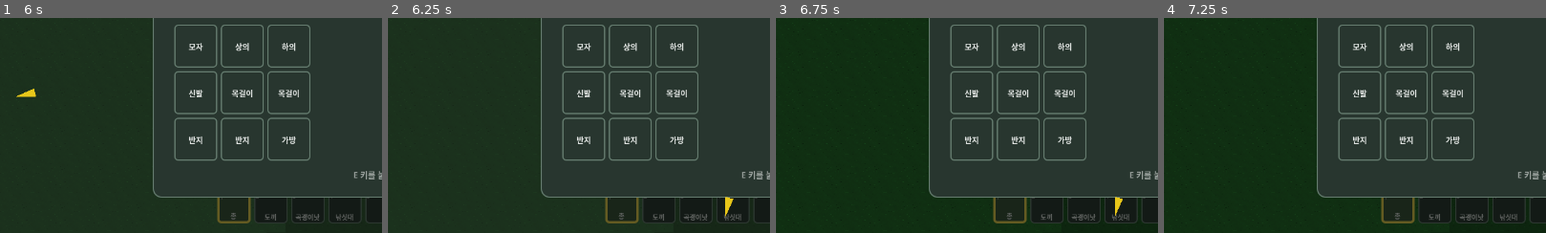
Above: before the commit, frames 1-4 (left to right).
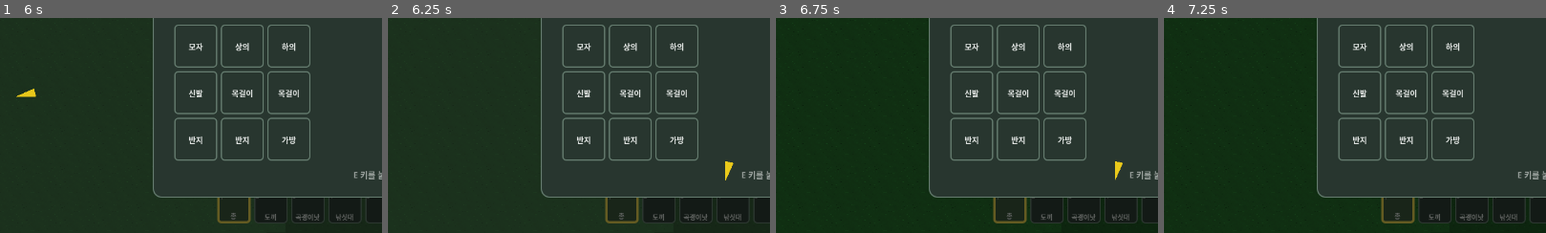
Above: after the commit, the same moments.

Repository: kimtuna/life_game
Game: Godot game, scene res://scenes/world/world.tscn
Two runs of this game, one before a commit and one after it. Both use one fixed random seed, a clock stepped at 60 frames per second and the inputs below. This scene is started directly instead of the project's main scene.
Inputs (mouse positions are % of the whole screen's width and height, from its top left):
- Up to frame 1 (6 s): click "방 표시" at 0.5 s; tap Enter at 1.25 s; move the mouse to (45, 70) at 1.27 s; hold W 1.28-2 s; tap X at 1.35 s; click (45, 70) at 1.42 s; drag from (80, 65) to (22, 81) at 2.02 s; move the mouse to (20, 35) at 2.77 s; hold A 2.78-3.5 s; tap 1 at 2.85 s; drag from (55, 50) to (2, 30) at 3.52 s; tap Space at 4.25 s; move the mouse to (35, 25) at 4.27 s; hold S 4.28-5 s; tap R at 4.35 s; drag from (72, 45) to (35, 25) at 5.02 s; move the mouse to (30, 55) at 5.77 s; hold W from 5.78 s (still down); tap E at 5.85 s; click (30, 55) at 5.92 s
- Up to frame 2 (6.25 s): keep holding W
- Up to frame 3 (6.75 s): release W at 6.5 s; tap Enter at 6.5 s; drag from (60, 28) to (30, 55) at 6.52 s
- Up to frame 4 (7.25 s): no input
The pictures show only the part of the screen within x 0-50%, y 50-100%; the shares and areas given below are measured in that part.

Frame 1 is identical in both runs. In frame 2, 0.2% of the frame differs, in the area x 88-91%, y 66-93%; in frame 3, 0.2%; in frame 4, nothing differs.

Commit message:
[INBOX #139] 숨은 동물 방향 힌트가 핫바 슬롯과 겹치던 버그 수정
noise_hint_overlay.gd가 힌트 위치를 계산할 때 핫바(UI/HUD/HotbarBar)의 실제
화면 사각형을 몰라서, 남쪽 방향 힌트가 종종 핫바 슬롯 위에 그려져 아이템
아이콘처럼 보이던 문제를 고쳤다.

## 스스로 판단해서 고친 부분
- INBOX 원문이 제시한 세 가지 방향(영역 제외/좌우상단으로만 투영/그리기 순서로
  항상 위) 중, 힌트의 목적("이 방향에 뭔가 있다")을 해치지 않는 방식을 골랐다 —
  좌우상단 투영은 남쪽 힌트를 다른 방향처럼 보이게 해서 방향 정보 자체가
  틀려지므로 제외했고, 그리기 순서만 바꾸는 방식은 슬롯과 시각적으로 겹쳐
  보이는 문제 자체는 해결하지 못해 제외했다. 대신 핫바의 실제 Rect를 조회해서
  겹칠 자리일 때만 y좌표를 위로 밀어올리는 방식을 택해, 방향(x)은 그대로 유지된다.

## 어려움 / 에러와 해결
- 없음 — 문제 원인(핫바 위치를 고려하지 않는 계산)이 명확해서 바로 고칠 수 있었다.

Diff:
--- /dev/null
+++ b/game/qa/inbox139_check.gd
@@ -0,0 +1,94 @@
+extends Node
+## INBOX #139 확인용 — noise_hint_overlay.gd(#136)가 만드는 "숨은 동물 방향 힌트"가
+## 화면 하단 핫바(UI/HUD/HotbarBar)와 겹치던 버그(#137 QA 전체 스윕에서 발견)를
+## 고쳤는지 확인한다. inbox136_check.gd와 같은 패턴(플레이 → 슬롯 → 확정 → 싱글플레이로
+## 부팅, world._aim_direction 강제 조작)을 재사용한다.
+
+const OUT_DIR := "/tmp/qa139"
+
+
+func _ready() -> void:
+	DirAccess.make_dir_recursive_absolute(OUT_DIR)
+	await get_tree().process_frame
+	await get_tree().process_frame
+	await get_tree().process_frame
+	await _boot_to_world()
+	await get_tree().process_frame
+	await get_tree().process_frame
+	await get_tree().process_frame
+	await _run_checks()
+
+
+func _boot_to_world() -> void:
+	get_tree().current_scene._on_play_pressed()
+	await get_tree().process_frame
+	await get_tree().process_frame
+	get_tree().current_scene._on_slot_pressed(0)
+	await get_tree().process_frame
+	await get_tree().process_frame
+	if get_tree().current_scene.has_method("_on_confirm_pressed"):
+		get_tree().current_scene._on_confirm_pressed()
+		await get_tree().process_frame
+		await get_tree().process_frame
+		await get_tree().process_frame
+	get_tree().current_scene._on_single_player_pressed()
+	await get_tree().process_frame
+	await get_tree().process_frame
+	await get_tree().process_frame
+
+
+func _fail(msg: String) -> void:
+	print("QA_INBOX139_CHECK_FAIL: ", msg)
+	get_tree().quit()
+
+
+func _capture(name: String) -> void:
+	await get_tree().process_frame
+	await get_tree().process_frame
+	await RenderingServer.frame_post_draw
+	var img := get_viewport().get_texture().get_image()
+	img.save_png("%s/%s.png" % [OUT_DIR, name])
+
+
+func _run_checks() -> void:
+	var world := get_tree().current_scene
+	world.set_physics_process(false)
+	world.set_process(true)  # noise_hint_overlay가 계속 redraw 하도록 켜둠
+
+	var overlay: Control = world.noise_hint_overlay
+	var hotbar: Control = world.hotbar_bar
+	if hotbar == null:
+		_fail("world.hotbar_bar가 null — HotbarBar 노드를 찾지 못함")
+		return
+
+	# 재현 조건 그대로: 플레이어 남쪽(핫바가 있는 화면 하단 방향)에 숨은 동물이 있다고
+	# 신호를 보낸다 (버그 리포트가 지목한, 핫바와 겹치는 확률이 가장 높은 방향).
+	world.player_sprite.global_position = Vector2(-4000, -4000)
+	overlay.notify(world.player_sprite.global_position + Vector2(0, 400), world.player_sprite.global_position)
+	if overlay._timer <= 0.0:
+		_fail("notify() 직후 타이머가 켜지지 않음 — 힌트 자체가 표시되지 않음")
+		return
+
+	var hotbar_rect: Rect2 = hotbar.get_global_rect()
+	var point: Vector2 = overlay._compute_point()
+	# 힌트 삼각형이 point에서 최대 ICON_LENGTH만큼 튀어나올 수 있으니, 핫바 사각형을
+	# 그만큼 넓혀서 "실제로 겹치는가"를 판정한다(핫바 자체의 여유(clearance)는 이미
+	# _compute_point() 안에서 반영되므로 여기서는 순수 기하학적 겹침만 본다).
+	var hotbar_padded: Rect2 = hotbar_rect.grow(overlay.ICON_LENGTH)
+	if hotbar_padded.has_point(point):
+		_fail("남쪽 힌트 위치(%s)가 여전히 핫바 사각형(%s, +여유)과 겹침" % [point, hotbar_rect])
+		return
+
+	await _capture("00_south_hint_above_hotbar")
+
+	# 비교: 좌/우/북쪽처럼 핫바와 무관한 방향은 이번 수정으로 원래 위치가 안 바뀌어야
+	# 한다 — _avoid_hotbar()가 겹치지 않는 방향까지 건드리면 회귀다.
+	overlay.notify(world.player_sprite.global_position + Vector2(-400, 0), world.player_sprite.global_position)
+	var west_point: Vector2 = overlay._compute_point()
+	var expected_west: Vector2 = overlay.size * 0.5 + Vector2(-1, 0) * (overlay.size.x * 0.5 - overlay.EDGE_MARGIN)
+	if not west_point.is_equal_approx(expected_west):
+		_fail("서쪽 힌트 위치(%s)가 핫바와 무관한데도 기대값(%s)과 달라짐 — 회피 로직이 과잉 적용됨" % [west_point, expected_west])
+		return
+
+	print("QA_INBOX139_CHECK_PASS south_point=", point, " hotbar_rect=", hotbar_rect)
+	get_tree().quit()
--- a/game/scripts/noise_hint_overlay.gd
+++ b/game/scripts/noise_hint_overlay.gd
@@ -13,9 +13,16 @@
 const ICON_LENGTH := 22.0
 const ICON_WIDTH := 14.0
 const ICON_COLOR := Color(1.0, 0.85, 0.1, 0.9)
+## 핫바 위/주변에 여유를 두는 간격 (INBOX #139 — 힌트가 핫바와 겹쳐 아이템처럼
+## 보이던 버그 수정용).
+const HOTBAR_CLEARANCE := 14.0
 
 var _timer: float = 0.0
 var _direction: Vector2 = Vector2.ZERO
+
+## world.tscn의 UI/HUD/HotbarBar (이 노드의 조부모 아래 형제) — 없으면(예: 핫바가 없는
+## 테스트 씬) null로 남고 핫바 회피 로직은 그냥 건너뛴다.
+@onready var _hotbar_bar: Control = get_node_or_null("../HUD/HotbarBar") as Control
 
 
 func _ready() -> void:
@@ -40,16 +47,40 @@
 		queue_redraw()
 
 
-func _draw() -> void:
-	if _timer <= 0.0 or _direction.length() < 0.01:
-		return
+## 지금 _direction 기준으로 힌트가 그려질 최종 위치(핫바 회피 적용 후)를 계산한다.
+## _draw()와 QA 검증 스크립트가 같은 계산을 공유하기 위해 분리해뒀다 (INBOX #139).
+func _compute_point() -> Vector2:
 	var center := size * 0.5
 	var half_w := maxf(size.x * 0.5 - EDGE_MARGIN, 1.0)
 	var half_h := maxf(size.y * 0.5 - EDGE_MARGIN, 1.0)
 	var scale: float = min(half_w / max(absf(_direction.x), 0.0001), half_h / max(absf(_direction.y), 0.0001))
-	var point := center + _direction * scale
+	return _avoid_hotbar(center + _direction * scale)
+
+
+func _draw() -> void:
+	if _timer <= 0.0 or _direction.length() < 0.01:
+		return
+	var point := _compute_point()
 	var angle := _direction.angle()
 	var tip := point + Vector2(ICON_LENGTH, 0.0).rotated(angle)
 	var left := point + Vector2(-ICON_LENGTH * 0.5, ICON_WIDTH * 0.5).rotated(angle)
 	var right := point + Vector2(-ICON_LENGTH * 0.5, -ICON_WIDTH * 0.5).rotated(angle)
 	draw_polygon(PackedVector2Array([tip, left, right]), PackedColorArray([ICON_COLOR]))
+
+
+## point가 핫바 위에 겹쳐 그려질 자리라면, 같은 x(=방향 정보)는 그대로 두고 y만
+## 핫바 위쪽 여유 공간으로 밀어올린다 (INBOX #139). 핫바의 실제 화면 사각형을 매번
+## 새로 조회하고, 씬에 핫바가 없으면(예: 단위 테스트 씬) 아무 것도 하지 않는다.
+func _avoid_hotbar(point: Vector2) -> Vector2:
+	if _hotbar_bar == null or not is_instance_valid(_hotbar_bar):
+		return point
+	var rect := _hotbar_bar.get_global_rect()
+	if rect.size.x <= 0.0 or rect.size.y <= 0.0:
+		return point
+	# 삼각형 아이콘이 point에서 어느 방향으로든 최대 ICON_LENGTH만큼 튀어나올 수 있으니,
+	# 그만큼 더 넓게 잡아서 "겹칠 수 있는 자리인가"를 판정한다.
+	var detect := rect.grow(HOTBAR_CLEARANCE + ICON_LENGTH)
+	var safe_bottom := rect.position.y - HOTBAR_CLEARANCE - ICON_LENGTH
+	if detect.has_point(point) and point.y > safe_bottom:
+		point.y = safe_bottom
+	return point
Not shown, changed: docs/STATUS.md
Not shown, changed: docs/feedback/INBOX.md
